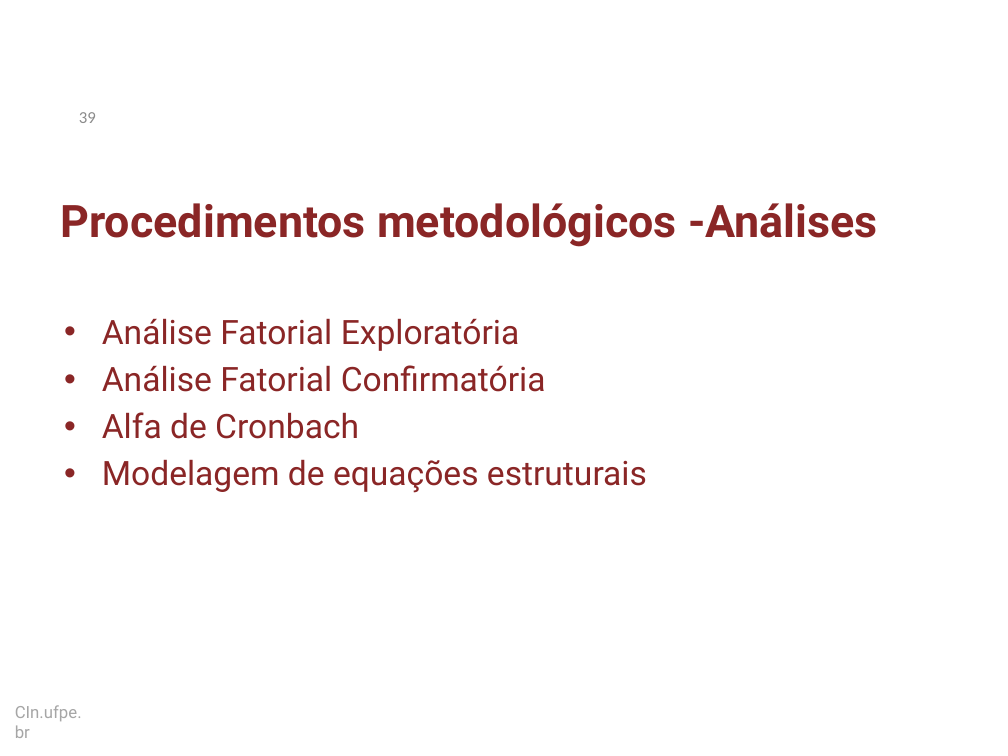
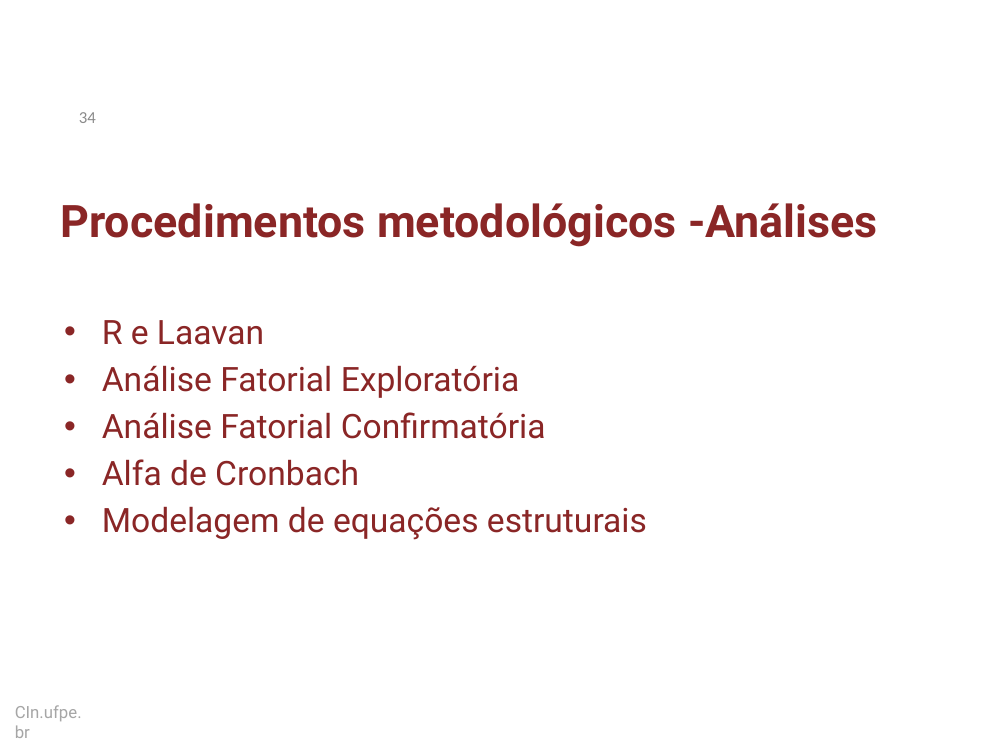
Before and after one commit to dan1lo/doutoradoR, a slide deck: slide 34 of apresentacao doutorado simplificado.pptx (slide 39 before the commit). Drawn at 1008x756 pixels with LibreOffice and Linux fonts; fonts in the diff are those of the drawing; background and template pictures are left out. Boxes give left, top, right and bottom in pixels: in the first picture for what was removed or moved away, otherwise in the second. Text is boxed around its words. In the diff, an @@ line names an element or a change of style, - is before the commit and + after.

```diff
--- a/apresentacao doutorado simplificado.pptx
+++ b/apresentacao doutorado simplificado.pptx
@@ page number at [79,112,96,123]: text changed @@
-39
+34
@@ text at [102,320,264,345]: paragraph added @@
+• R e Laavan
```
Also in this commit, not shown: 24 other slides changed, 2 slides added, 7 slides removed.
